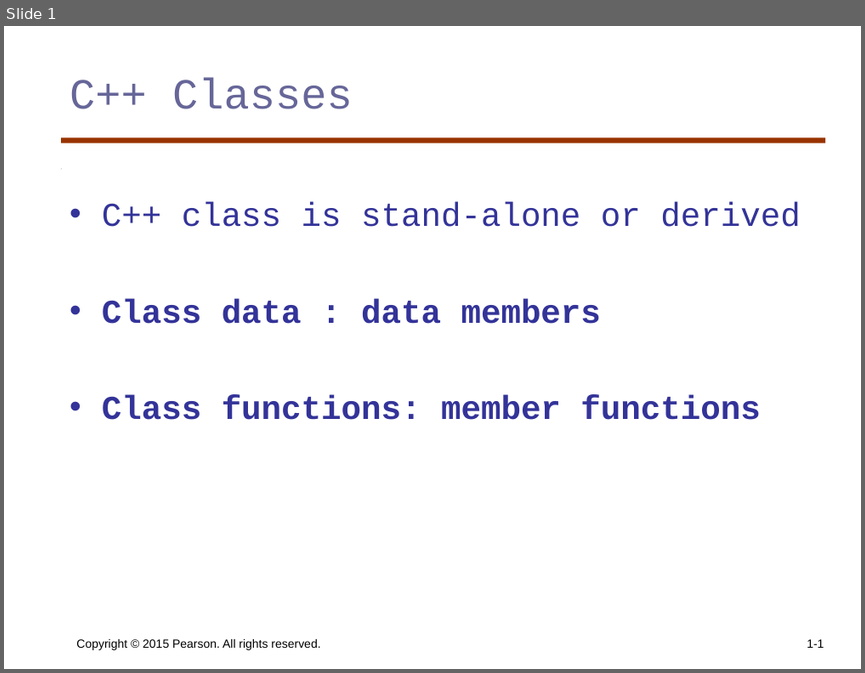
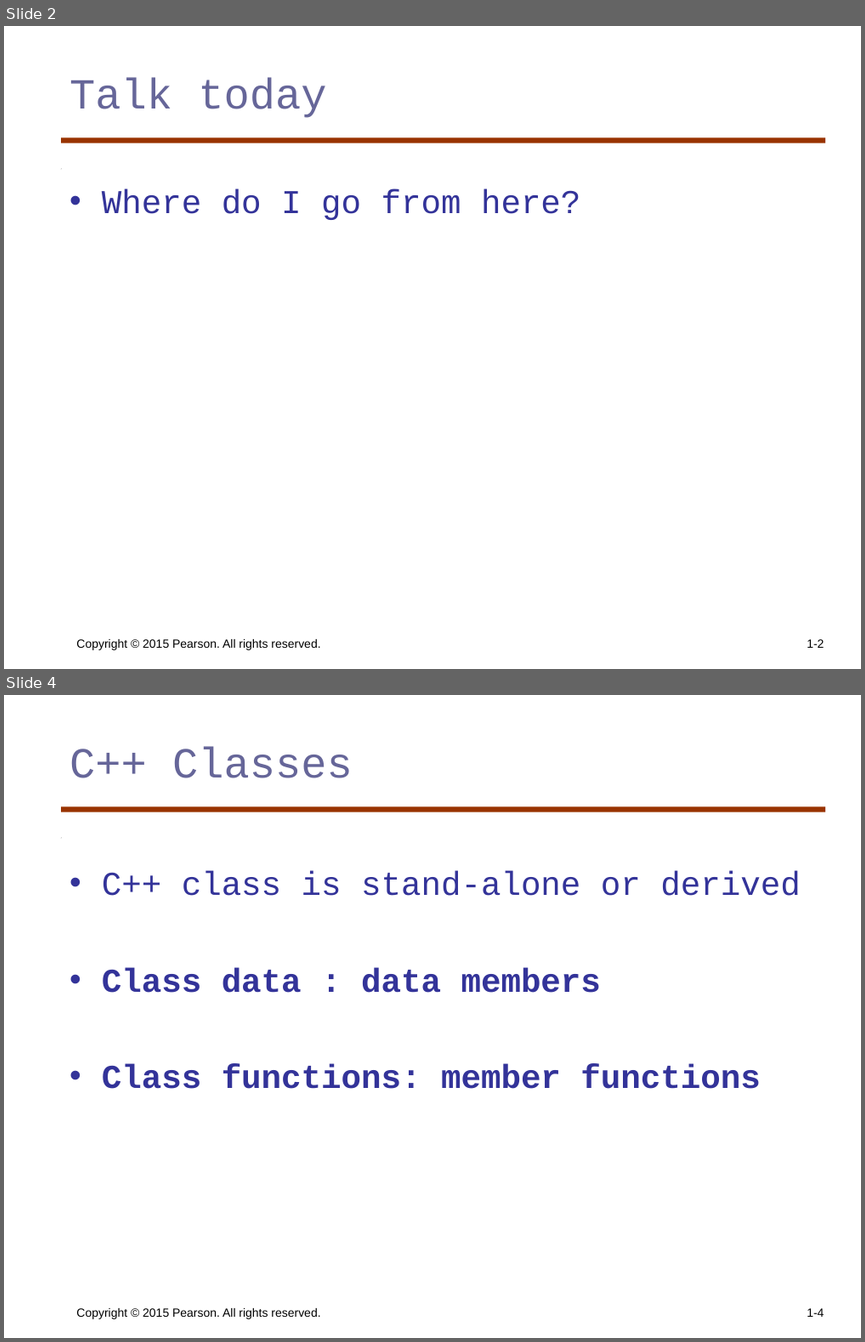
Before and after one commit to skalakm/programmingLanguages, a slide deck: slides/F19_356_CLASS_SEVEN_9_24.ppt. Shown one above the other, each under a label of ours: slide 1 before the commit, slides 2 and 4 after it; the slides between them are not shown. The pictures are 865x673 and 865x1342 pixels, drawn with LibreOffice and Linux fonts; fonts in the diff are those of the drawing. Boxes give left, top, right and bottom in pixels: in the first picture for what was removed or moved away, otherwise in the second. Text is boxed around its words. In the diff, an @@ line names an element or a change of style, - is before the commit and + after.

```diff
--- a/slides/F19_356_CLASS_SEVEN_9_24.ppt
+++ b/slides/F19_356_CLASS_SEVEN_9_24.ppt
@@ slide 2 added at bbox=[4, 26, 861, 669], background #FFFFFF; not listed: 2 template elements that a slide beside it also shows @@
@@ title added at bbox=[69, 77, 326, 118], 36 pt, text #666699 @@
+Talk today
@@ text added at bbox=[102, 189, 580, 220], 28 pt, text #333399 @@
+• Where do I go from here?
@@ text added at bbox=[76, 639, 320, 650], 10 pt, text #000000 @@
+Copyright © 2015 Pearson. All rights reserved.
@@ page number added at bbox=[806, 639, 823, 647], 10 pt, text #000000 @@
+1-2
@@ what was slide 1 is now slide 4 @@
@@ page number at bbox=[806, 1308, 823, 1316]: text changed @@
-1-1
+1-4
```
Also in this commit, not shown: 2 other slides added, 1 other file.
